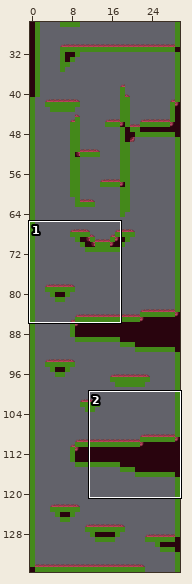
Two versions of a level (Tiled map, PlatformGame-L19_Optimization/Assets/Maps/MapEstomac_Sala3.tmx). Above, an overview of the earlier version with the close-up marked.
Close-up. Earlier state:
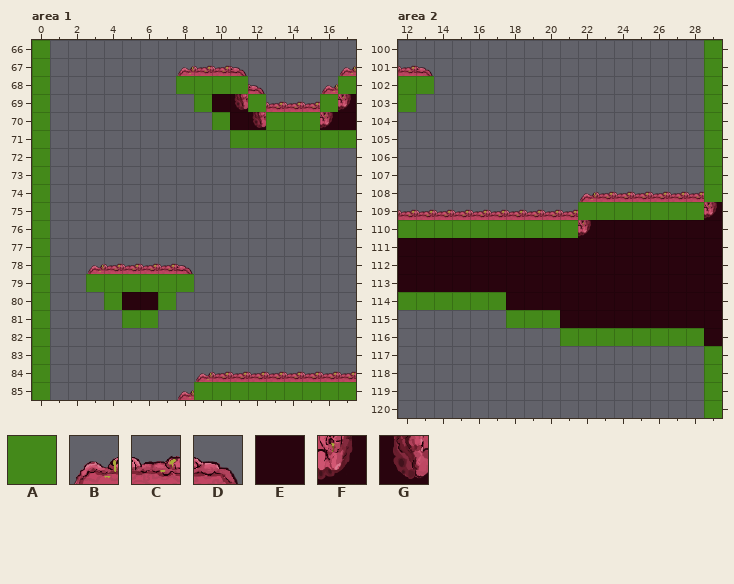
Cells are 64x64 px. Shown: area 1 x 0..17, y 66..85; area 2 x 12..29, y 100..120. The commit also changed other parts of the map, which this record leaves out.
Key: from "TileMetadata": A 1; from "atñas_2.6": B 202, C 203, D 204, E 235, F 247, G 248.
_ is an empty cell, # one hidden under a higher layer.
Layer "Solid" before, area 1, first column x 2:
66 ________________
67 ________________
68 ______####_____#
69 _______#EG#___#F
70 ________#EG###FE
71 _________#######
72 ________________
73 ________________
74 ________________
75 ________________
76 ________________
77 ________________
78 ________________
79 _######_________
80 __#EE#__________
81 ___##___________
82 ________________
83 ________________
84 ________________
85 _______#########
Layer "Map" before, area 1, first column x 2:
66 ________________
67 ______BCCD_____B
68 __________D___B_
69 ___________CCC__
70 ________________
71 ________________
72 ________________
73 ________________
74 ________________
75 ________________
76 ________________
77 ________________
78 _BCCCCD_________
79 ________________
80 ________________
81 ________________
82 ________________
83 ________________
84 _______BCCCCCCCC
85 ______B_________
Layer "Collisions" before, area 1, first column x 0:
66 A_________________
67 A_________________
68 A_______AAAA_____A
69 A________A__A___A_
70 A_________A__AAA__
71 A__________AAAAAAA
72 A_________________
73 A_________________
74 A_________________
75 A_________________
76 A_________________
77 A_________________
78 A_________________
79 A__AAAAAA_________
80 A___A__A__________
81 A____AA___________
82 A_________________
83 A_________________
84 A_________________
85 A________AAAAAAAAA
Layer "Solid" before, area 2, first column x 12:
105 ______________
106 ______________
107 ______________
108 ______________
109 __________####
110 ##########FEEE
111 EEEEEEEEEEEEEE
112 EEEEEEEEEEEEEE
113 EEEEEEEEEEEEEE
114 ######EEEEEEEE
Layer "Map" before, area 2, first column x 12:
104 ______________
105 ______________
106 ______________
107 ______________
108 __________BCCC
109 CCCCCCCCCC____
110 ______________
111 ______________
Layer "Collisions" before, area 2, first column x 12:
100 _________________A
101 _________________A
102 AA_______________A
103 A________________A
104 _________________A
105 _________________A
106 _________________A
107 _________________A
108 _________________A
109 __________AAAAAAA_
110 AAAAAAAAAA________
111 __________________
112 __________________
113 __________________
114 AAAAAA____________
115 ______AAA_________
116 _________AAAAAAAA_
117 _________________A
118 _________________A
119 _________________A
120 _________________A
The same view after the edit:
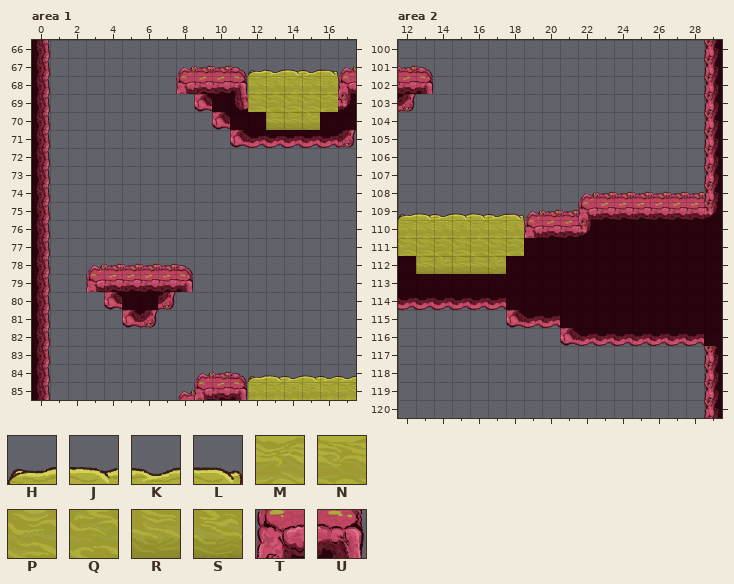
Further tiles: from "Atlas_Estomago": H 9, J 10, K 11, L 12, M 29, N 30, P 48, Q 49, R 67, S 68; from "atñas_2.6": T 218, U 220.
Change:
Changed rows in their new state; . is an unchanged cell.
Layer "Solid", area 1:
first column x 12:
68 MNMMN
69 PQPPQ
70 ERRSE
first column x 11:
85 UMMNNMM
Layer "Map", area 1:
first column x 12:
67 HKJKL
68 _..._
69 .___.
first column x 11:
84 DHJKJKK
Layer "Collisions" (now hidden), area 1:
first column x 0:
66 _.................
67 _.................
68 _.......____....._
69 _........_.._..._.
70 _........._..___..
71 _.........._______
72 _.................
73 _.................
74 _.................
75 _.................
76 _.................
77 _.................
78 _.................
79 _..______.........
80 _..._.._..........
81 _....__...........
82 _.................
83 _.................
84 _.................
85 _........_________
Layer "Solid", area 2:
first column x 12:
110 MMNNMMNT
111 PPQPQPQ.
112 .RSRRS..
Layer "Map", area 2:
first column x 12:
109 HJKJJKLB
Layer "Collisions" (now hidden), area 2:
first column x 12:
100 ................._
101 ................._
102 __..............._
103 _................_
104 ................._
105 ................._
106 ................._
107 ................._
108 ................._
109 .........._______.
110 __________........
first column x 12:
114 ______............
115 ......___.........
116 .........________.
117 ................._
118 ................._
119 ................._
120 ................._
Boxes around the changes in both close-ups, in picture pixels (x1, y1, x2, y2):
removed: (32, 40, 50, 400)
changed: (176, 69, 356, 148)
removed: (86, 274, 194, 328)
changed: (194, 371, 356, 400)
changed: (398, 40, 722, 274)
removed: (398, 292, 722, 418)
